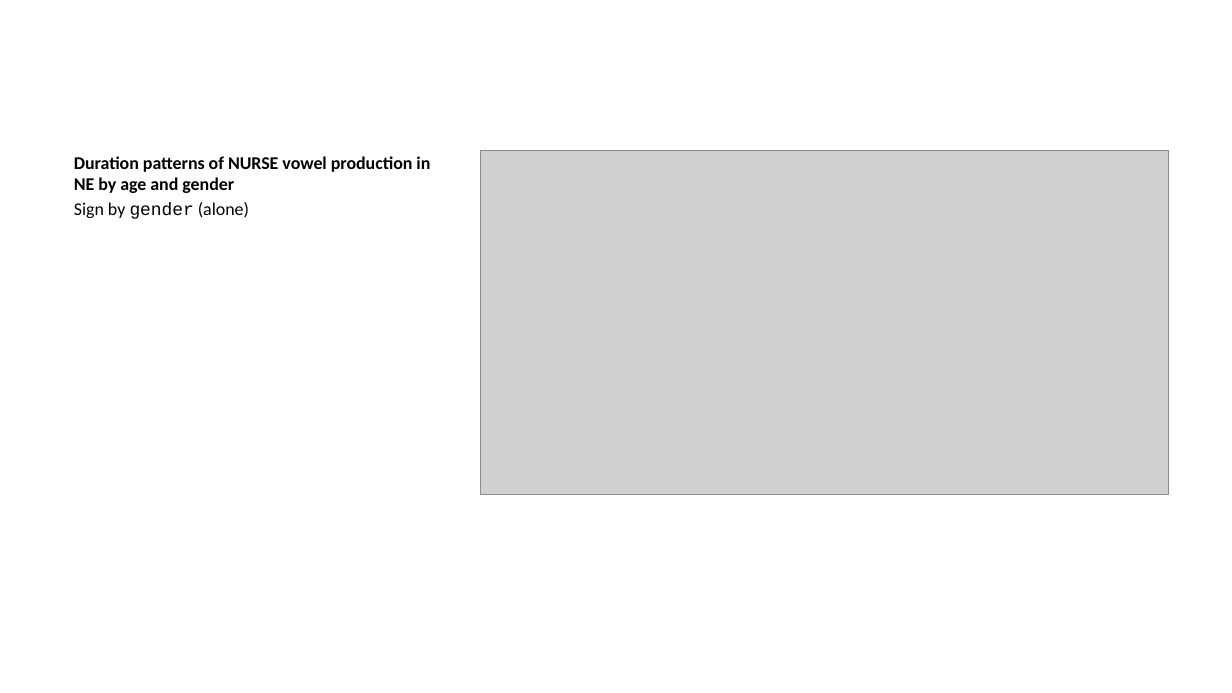
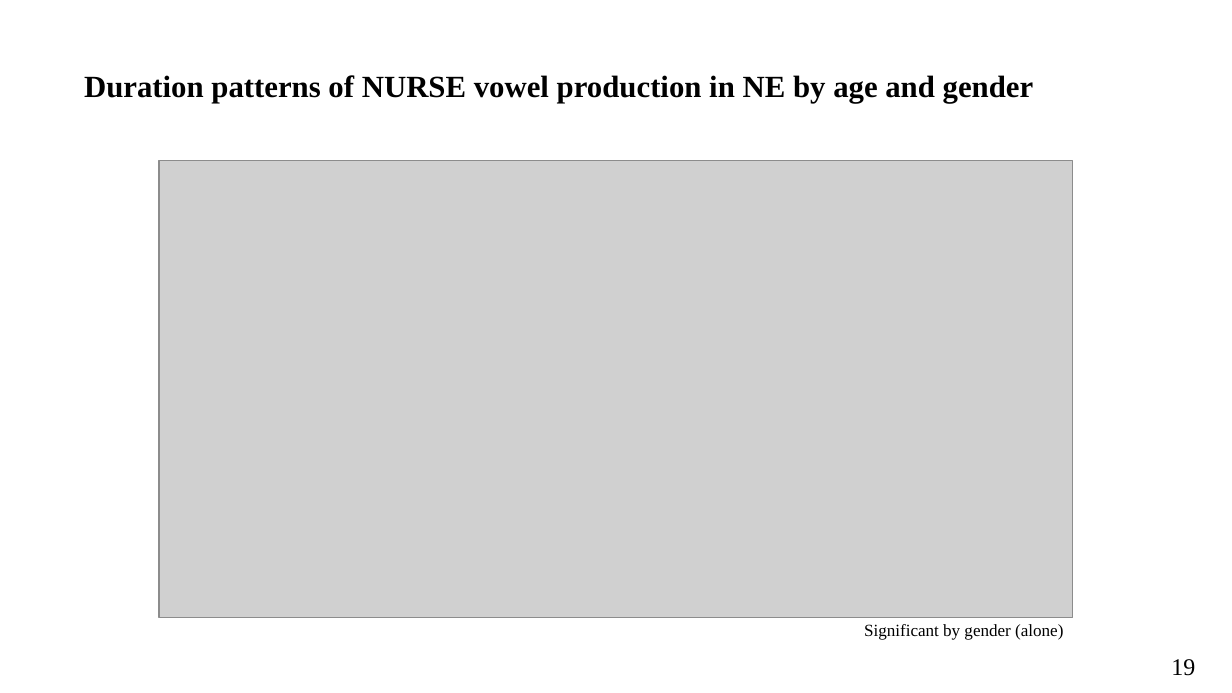
Before and after one commit to ClassOrg-Data-Sci-2024/Computational-mapping-of-NURSE-vowels-in-NE, a slide deck: slide 19 of Presentation.pptx (slide 21 before the commit). Drawn at 1232x693 pixels with LibreOffice and Linux fonts; fonts in the diff are those of the drawing; grey boxes stand for pictures. Boxes give left, top, right and bottom in pixels: in the first picture for what was removed or moved away, otherwise in the second. Text is boxed around its words. In the diff, an @@ line names an element or a change of style, - is before the commit and + after.

```diff
--- a/Presentation.pptx
+++ b/Presentation.pptx
@@ text "Duration patterns of NURSE vowel ..." moved from (x1=74, y1=156, x2=430, y2=219) to (x1=84, y1=75, x2=1034, y2=104) @@
@@ text "Duration patterns of NURSE vowel ..." at (x1=84, y1=75, x2=1034, y2=104): size 10.5 to 18 pt, font Calibri to Times New Roman @@
@@ picture added at (x1=159, y1=161, x2=1073, y2=618) @@
@@ picture removed at (x1=480, y1=150, x2=1168, y2=494) @@
@@ text at (x1=74, y1=202, x2=249, y2=219): paragraph removed @@
-Sign by gender (alone)
@@ text added at (x1=864, y1=624, x2=1063, y2=640), 10 pt, text #000000 @@
+Significant by gender (alone)
@@ text added at (x1=1171, y1=659, x2=1195, y2=676), 14 pt, text #000000 @@
+19
```
Also in this commit, not shown: 22 other slides changed, 1 slide added, 6 slides removed.
